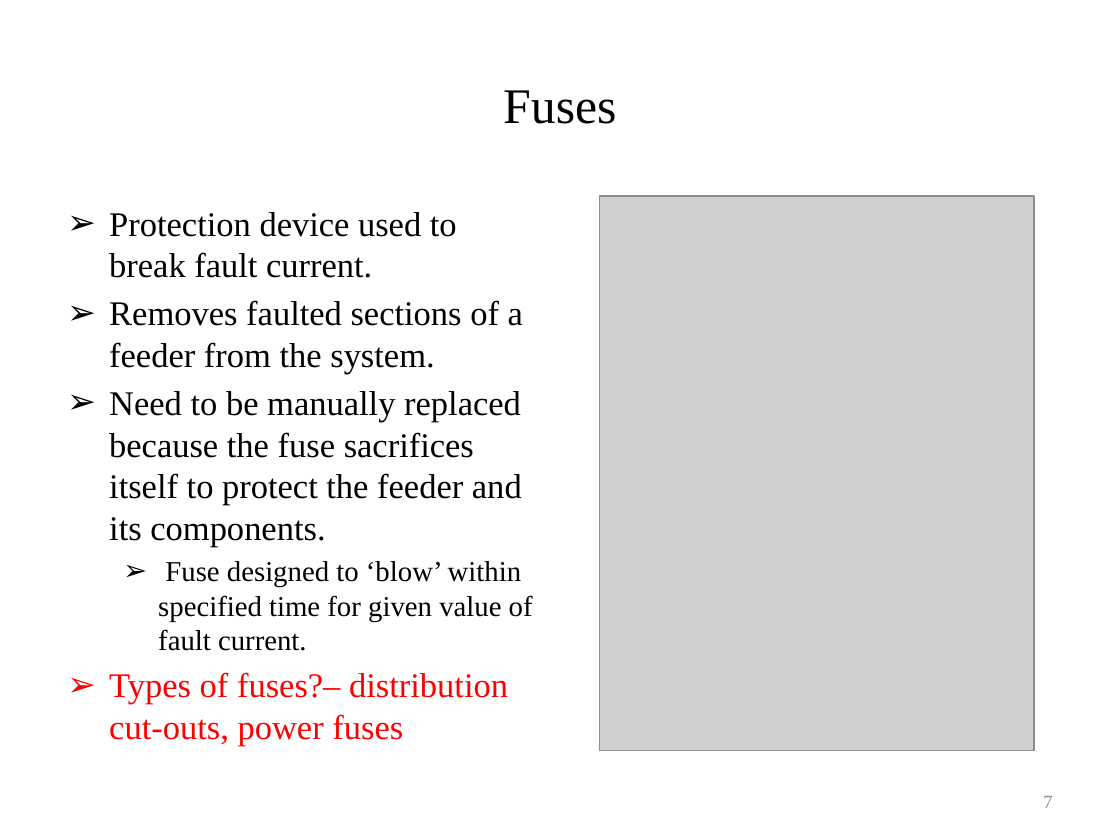
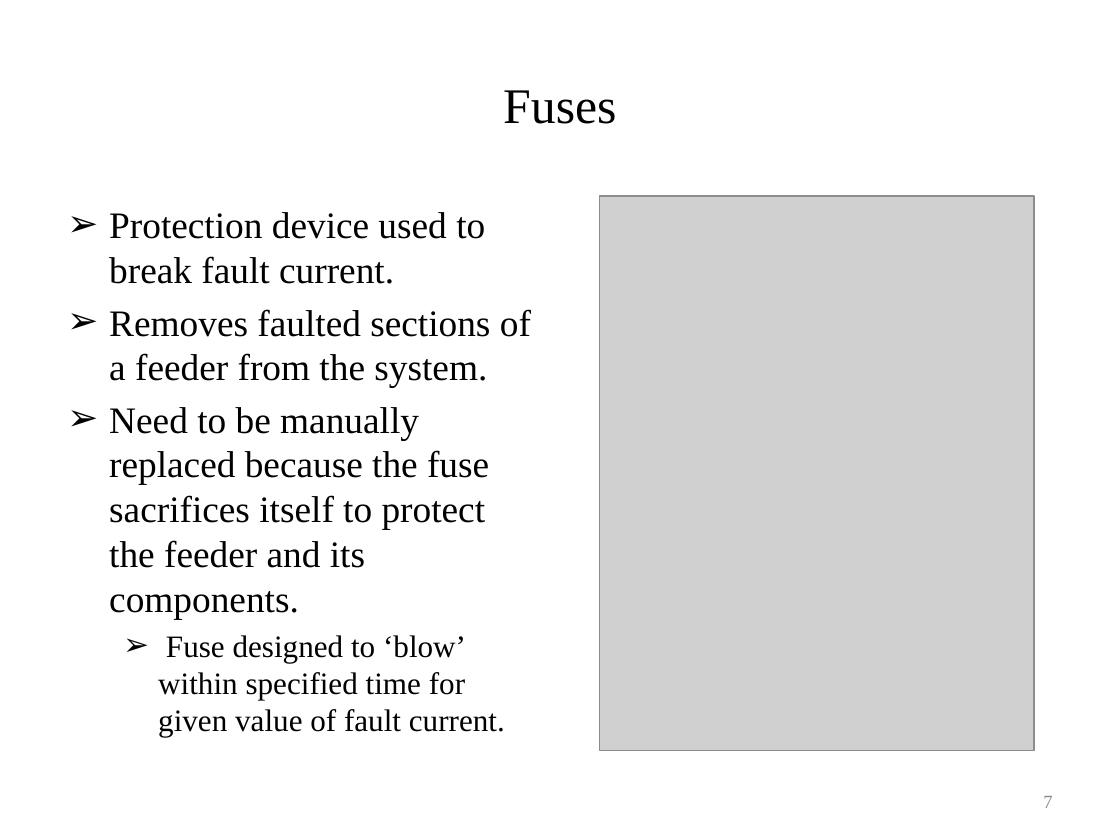
Before and after one commit to gridlab-d/course, a slide deck: slide 7 of University of Washington Class/Module 9 - Automated switching and reconfiguration.pptx. Drawn at 1120x840 pixels with LibreOffice and Linux fonts; fonts in the diff are those of the drawing; grey boxes stand for pictures. Boxes give left, top, right and bottom in pixels: in the first picture for what was removed or moved away, otherwise in the second. Text is boxed around its words. In the diff, an @@ line names an element or a change of style, - is before the commit and + after.

Commit message:
Updated slides.

```diff
--- a/University of Washington Class/Module 9 - Automated switching and reconfiguration.pptx
+++ b/University of Washington Class/Module 9 - Automated switching and reconfiguration.pptx
@@ text "Protection device used to break ..." at bbox=[109, 212, 531, 737]: size 22.2 to 24 pt in "Protection device used to break fault current.", "Removes faulted sections of a feeder from ...", "Need to be manually replaced because the ..."; size 18.5 to 20 pt in "Fuse designed to ‘blow’ within specified time ..." @@
@@ text at bbox=[109, 672, 508, 746]: paragraph removed @@
-➢ Types of fuses?– distribution cut-outs, power fuses
```
Also in this commit, not shown: 2 other files.
